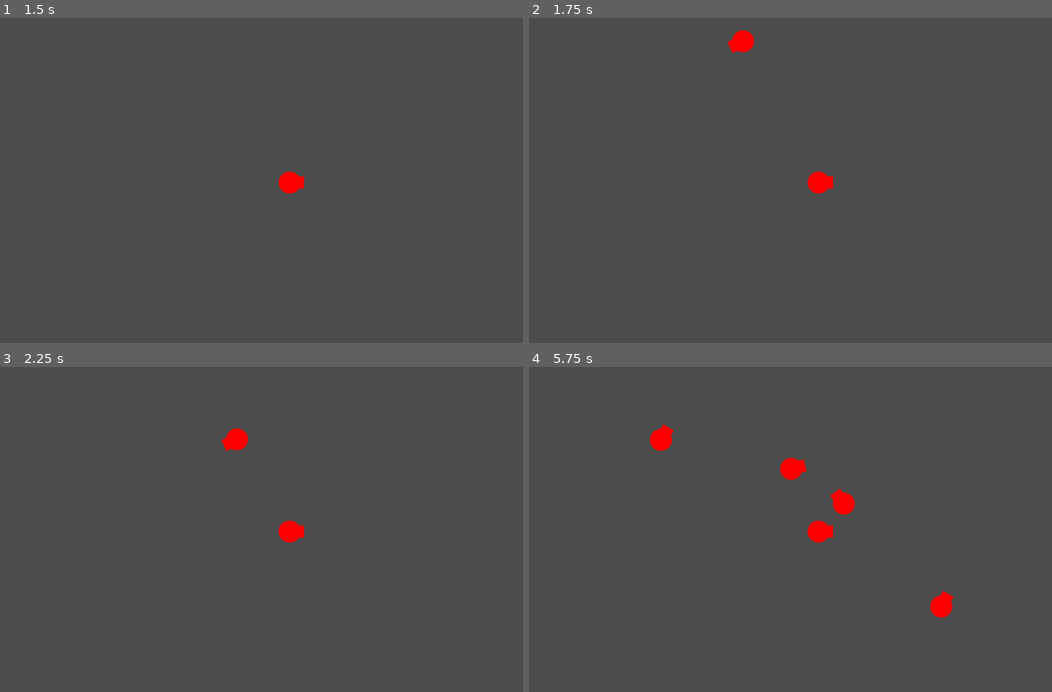
Above: before the commit, frames 1-4 (two rows, left to right).
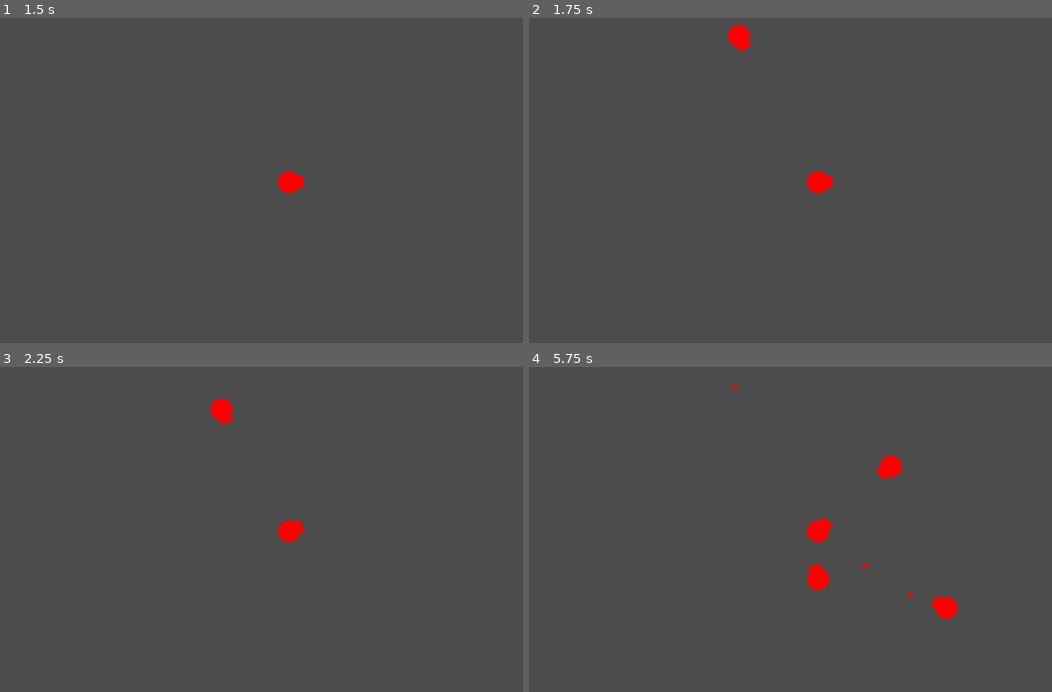
Above: after the commit, the same moments.

Repository: the-g-force/FamJam-March2021
Game: Godot game, scene res://src/SplashScreen.tscn
The game is run twice, just before and just after one commit, with the same random seed, the same clock (stepped at 60 frames per second) and the same inputs.
Inputs (mouse positions are in pixels of both pictures, inside the frame that each line leads up to):
- Up to frame 1 (1.5 s): tap Enter at 0.5 s; move the mouse to (397, 164) at 0.52 s; click (397, 164) at 0.67 s; tap Space at 1.25 s; move the mouse to (167, 196) at 1.27 s; click (167, 196) at 1.42 s
- Up to frame 2 (1.75 s): no input
- Up to frame 3 (2.25 s): move the mouse to (224, 415) at 2.02 s; click (224, 415) at 2.17 s
- Up to frame 4 (5.75 s): move the mouse to (936, 610) at 2.77 s; click (936, 610) at 2.92 s; move the mouse to (973, 578) at 3.52 s; click (973, 578) at 3.67 s; move the mouse to (832, 627) at 4.27 s; click (832, 627) at 4.42 s; move the mouse to (910, 454) at 5.02 s; click (910, 454) at 5.17 s

Frame 1 is identical in both runs. In frame 2, 0.2% of the frame differs, in the area x 37-44%, y 2-11%; in frame 3, 0.6%; in frame 4, 1.6%, in the area x 23-83%, y 5-78%.
Error after the commit: Attempt to call function 'get_global_transform' in base 'previously freed instance' on a null instance. (res://src/Turret.gd:27)

Commit message:
Make enemies die when hit by projectile

Diff:
--- a/project/project.godot
+++ b/project/project.godot
@@ -13,9 +13,15 @@
 "class": "Enemy",
 "language": "GDScript",
 "path": "res://src/Enemy.gd"
+}, {
+"base": "KinematicBody2D",
+"class": "Projectile",
+"language": "GDScript",
+"path": "res://src/Projectile.gd"
 } ]
 _global_script_class_icons={
-"Enemy": ""
+"Enemy": "",
+"Projectile": ""
 }
 
 [application]
--- a/project/src/Enemy.gd
+++ b/project/src/Enemy.gd
@@ -3,7 +3,8 @@
 
 signal selected
 
-export var _speed := 200
+export var _speed := 100
+export var _health := 1
 
 var _screensize := Vector2.ZERO
 var _screen_center := Vector2.ZERO
@@ -16,7 +17,7 @@
 	_screensize = get_viewport_rect().size
 	_screen_center = _screensize/2
 	_direction = _screen_center-get_global_transform().origin
-	_sprite.rotation = _direction.angle()+0.5*PI
+	_sprite.rotation = _direction.angle()
 
 
 func _process(delta)->void:
@@ -33,3 +34,10 @@
 
 func _on_VisibilityNotifier2D_screen_exited():
 	queue_free()
+
+
+func _on_Enemy_body_entered(body:PhysicsBody2D)->void:
+	if body is Projectile:
+		_health -= 1
+		if _health <= 0:
+			queue_free()
--- a/project/src/Enemy.tscn
+++ b/project/src/Enemy.tscn
@@ -16,5 +16,6 @@
 shape = SubResource( 1 )
 
 [node name="VisibilityNotifier2D" type="VisibilityNotifier2D" parent="."]
+[connection signal="body_entered" from="." to="." method="_on_Enemy_body_entered"]
 [connection signal="input_event" from="." to="." method="_on_Enemy_input_event"]
 [connection signal="screen_exited" from="VisibilityNotifier2D" to="." method="_on_VisibilityNotifier2D_screen_exited"]
--- a/project/src/Projectile.gd
+++ b/project/src/Projectile.gd
@@ -1,3 +1,4 @@
+class_name Projectile
 extends KinematicBody2D
 
 export var speed := 100
